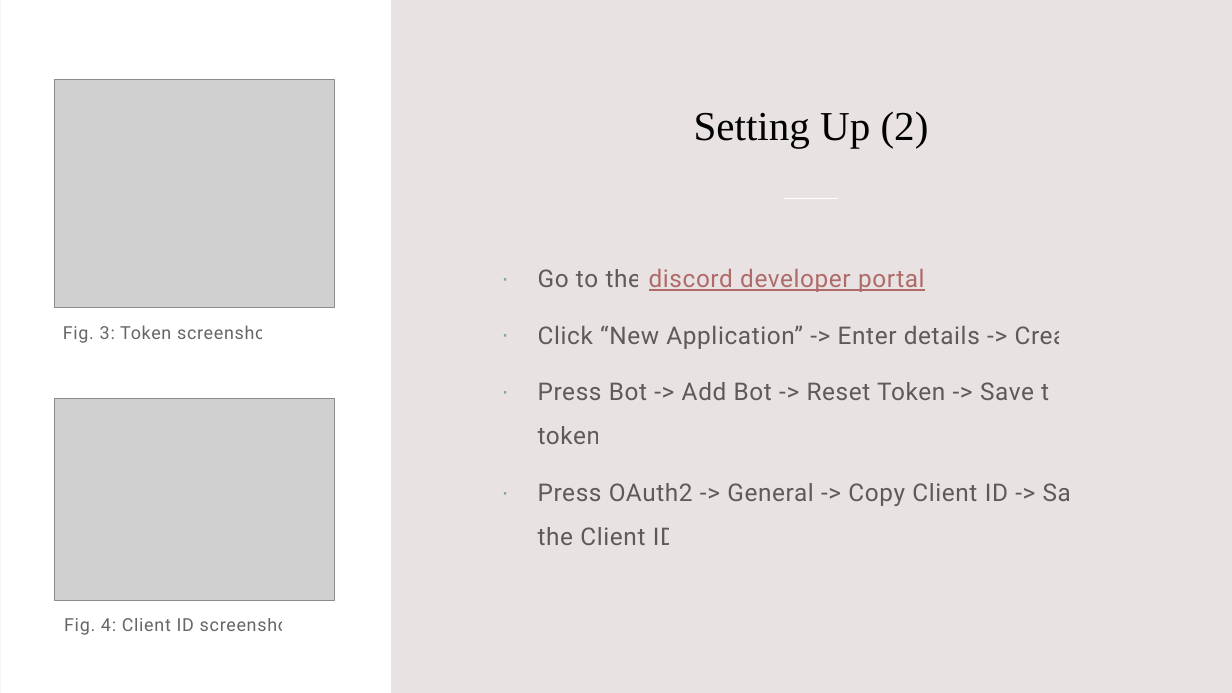
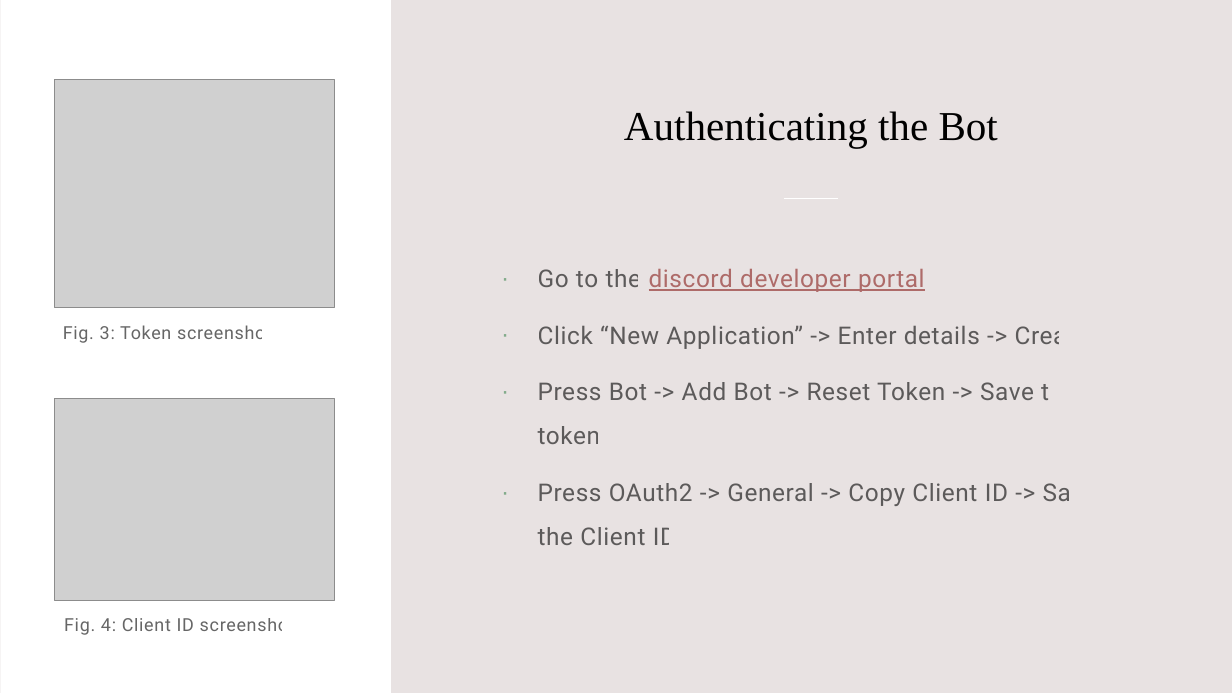
Before and after one commit to williamsantosa/cse185s-presentation, a slide deck: slide 5 of presentation.pptx (slide 4 before the commit). Drawn at 1232x693 pixels with LibreOffice and Linux fonts; fonts in the diff are those of the drawing; grey boxes stand for pictures. Boxes give left, top, right and bottom in pixels: in the first picture for what was removed or moved away, otherwise in the second. Text is boxed around its words. In the diff, an @@ line names an element or a change of style, - is before the commit and + after.

```diff
--- a/presentation.pptx
+++ b/presentation.pptx
@@ title at [624,111,998,148]: text changed @@
-Setting Up (2)
+Authenticating the Bot
```
Also in this commit, not shown: 2 other slides changed, 14 slides added, 4 other files.
